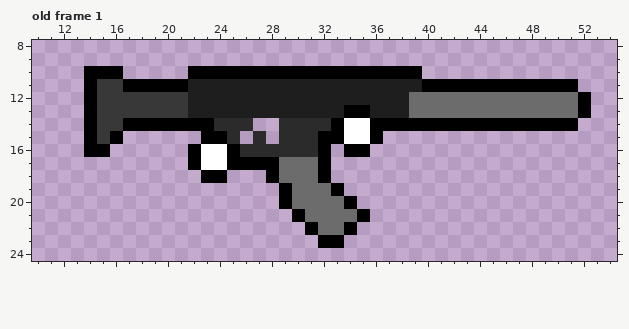
File history of a pixel-art file, SchoolPresentationProject/Assets/Assets/aseprite/Assault-M4.aseprite. Above: the version before the commit.
64x32 pixels, 1 frame. Colours within 5 levels of each other are drawn and written as one. Shown: old frame 1: x 10..54, y 8..24. The commit also changed other frames, which this record leaves out.
The same view after the edit:
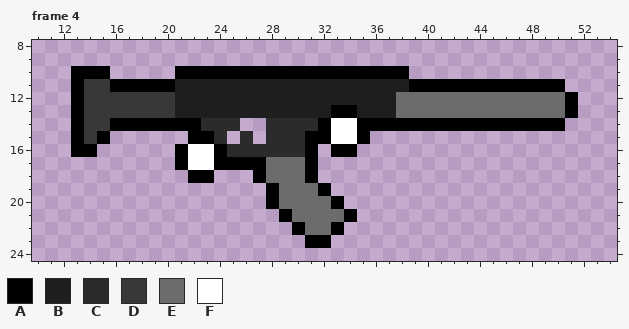
Palette (. is transparent): A #000000  B #1e1e1e  C #2b2b2b  D #383838  E #6c6c6c  F #ffffff
A new or re-ordered frame is compared with the old frame closest to it.
What changed:
frames 1 -> 4
Frame 4 is new; against old frame 1:
Colour A now appears in row 10 at x 13 and 21; in rows 11 to 14 at x 13; in row 15 at x 13 and 22; in row 16 at x 13, 21 and 33; in row 17 at x 21; in row 18 at x 22 and 27.
Colour A now appears in rows 19 to 20 at x 28; in row 21 at x 29; in row 22 at x 30; in row 23 at x 31.
The author changed colour B to colour A in row 11 at x 39; in row 13 at x 33.
The author changed colour C to colour A in row 14 at x 32; in rows 15 to 16 at x 31.
The author changed colour D to colour A in row 11 at x 16; in row 14 at x 16; in row 15 at x 15.
The author changed colour E to colour A in rows 12 to 13 at x 51; in rows 17 to 18 at x 31; in row 19 at x 32; in row 20 at x 33; in row 21 at x 34; in row 22 at x 33.
The author changed colour F to colour A in rows 14 to 15 at x 35; in rows 16 to 17 at x 24.
The author changed colour A to colour B in row 11 at x 21; in row 13 at x 35.
The author changed colour D to colour B in rows 12 to 13 at x 21.
Colour C now appears in row 14 at x 28; in row 15 at x 26 and 28.
The author changed colour A to colour C in row 14 at x 23; in row 15 at x 24; in row 16 at x 25.
The author changed colour A to colour D in rows 11 to 15 at x 14.
The author changed colour A to colour E in rows 17 to 18 at x 28; in rows 19 to 20 at x 29; in row 21 at x 30; in row 22 at x 31.
The author changed colour B to colour E in rows 12 to 13 at x 38.
The author changed colour A to colour F in rows 14 to 15 at x 33; in rows 16 to 17 at x 22.
The author cleared colour A in row 10 at x 16 and 39; in row 11 at x 51; in rows 12 to 13 at x 52; in row 14 at x 51; in row 15 at x 16 and 36; in row 16 at x 15, 32 and 35.
The author cleared colour A in row 17 at x 32; in row 18 at x 24 and 32; in row 19 at x 33; in row 20 at x 34; in row 21 at x 35; in row 22 at x 34.
The author cleared colour A in row 23 at x 33.
The author cleared colour C in row 14 at x 26; in row 15 at x 25 and 27.
Where, in picture pixels (left, top, right, bottom), the same in both pictures:
changed: (71, 66, 422, 248)
changed: (565, 79, 591, 131)
